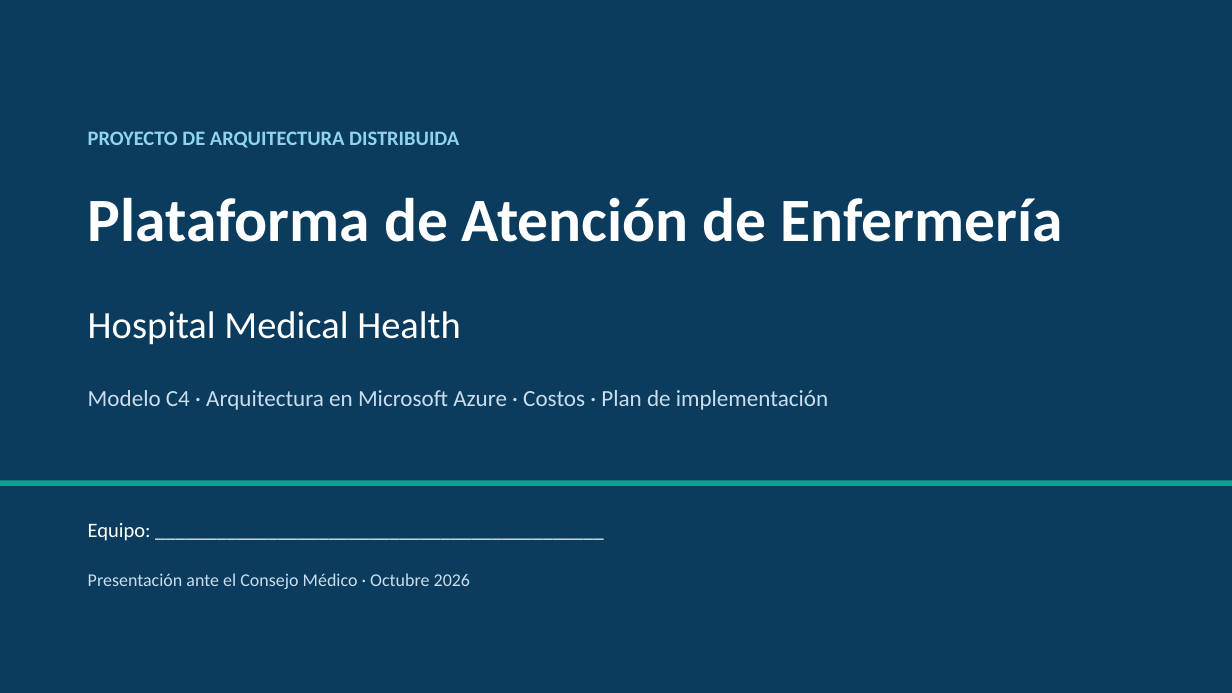
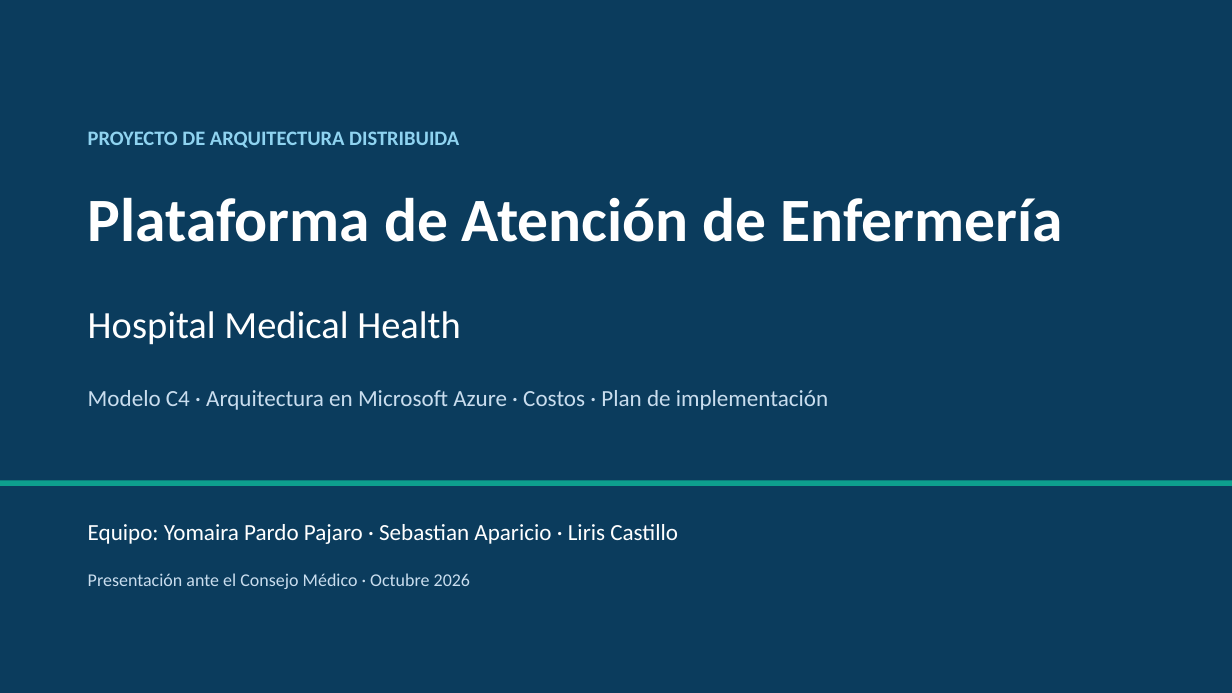
Before and after one commit to Jordy-Lv/medical-health-cloud-architecture, a slide deck: slide 1 of presentacion/Presentacion_Medical_Health.pptx. Drawn at 1232x693 pixels with LibreOffice and Linux fonts; fonts in the diff are those of the drawing. Boxes give left, top, right and bottom in pixels: in the first picture for what was removed or moved away, otherwise in the second. Text is boxed around its words. In the diff, an @@ line names an element or a change of style, - is before the commit and + after.

```diff
--- a/presentacion/Presentacion_Medical_Health.pptx
+++ b/presentacion/Presentacion_Medical_Health.pptx
@@ text at (88, 524, 678, 544): text changed; size 16 to 18 pt @@
-Equipo: ____________________________________________
+Equipo: Yomaira Pardo Pajaro · Sebastian Aparicio · Liris Castillo
```
Also in this commit, not shown: 13 other slides changed, 4 slides added, 2 slides removed.
